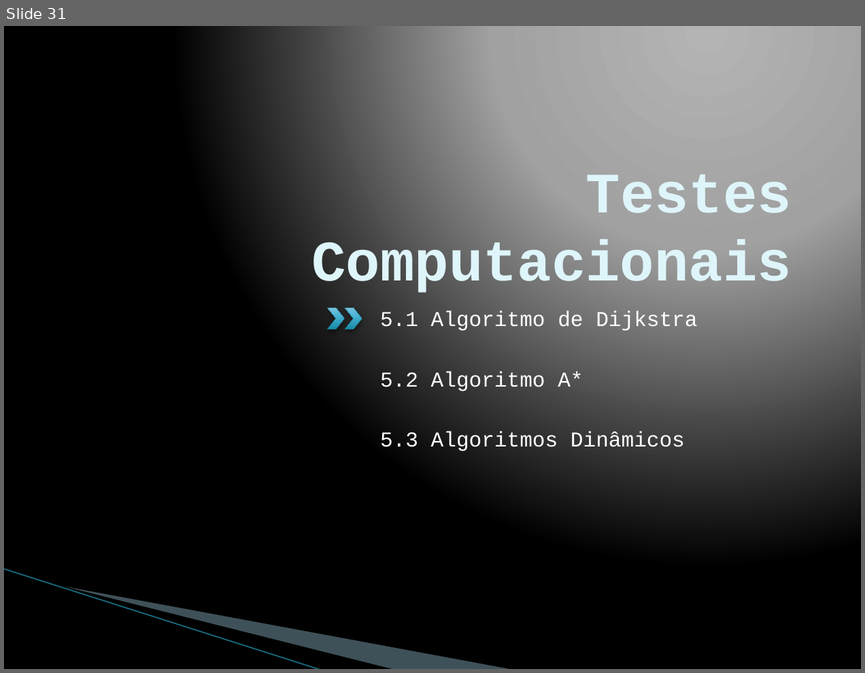
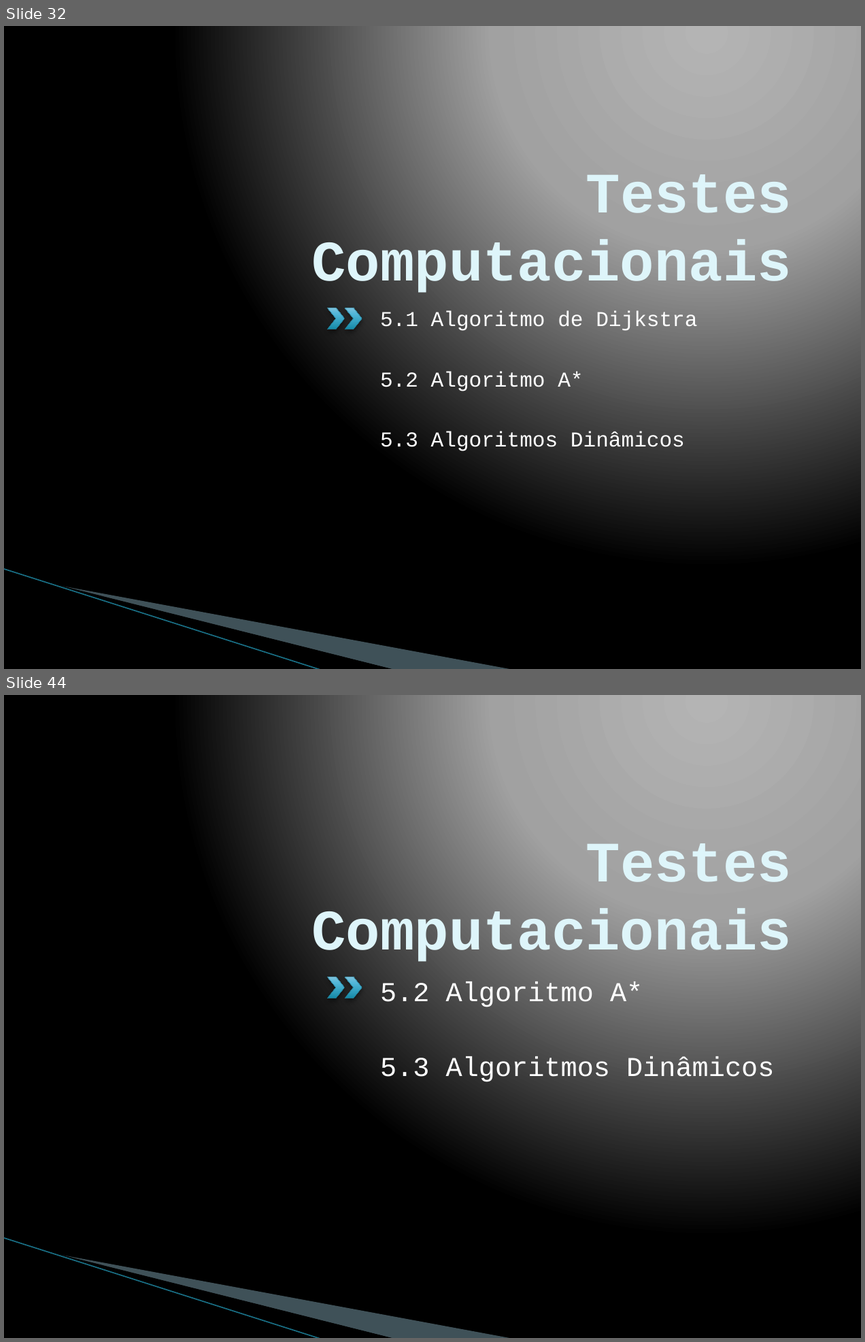
Before and after one commit to pedrohbh/PG-Dissertacao, a slide deck: Academia/Apresentação PG/Apresentação PG.pptx. Shown one above the other, each under a label of ours: slide 31 before the commit, slides 32 and 44 after it; the slides between them are not shown. The pictures are 865x673 and 865x1342 pixels, drawn with LibreOffice and Linux fonts; fonts in the diff are those of the drawing; background and template pictures are left out. Boxes give left, top, right and bottom in pixels: in the first picture for what was removed or moved away, otherwise in the second. Text is boxed around its words. In the diff, an @@ line names an element or a change of style, - is before the commit and + after.

```diff
--- a/Academia/Apresentação PG/Apresentação PG.pptx
+++ b/Academia/Apresentação PG/Apresentação PG.pptx
@@ slide 44 added at <box>4,695,861,1338</box>, background gradient #B4B4B4 to #A2A2A2 to #000000; not listed: 5 template elements that a slide beside it also shows @@
@@ title added at <box>311,843,791,965</box>, 48 pt, text #DEF5FA, bold @@
+Testes Computacionais
@@ text added at <box>380,981,774,1082</box>, 23 pt, text #FFFFFF @@
+5.2 Algoritmo A*
+5.3 Algoritmos Dinâmicos
@@ what was slide 31 is now slide 32 @@
```
Also in this commit, not shown: 1 slide changed, 12 other slides added, 6 other files.
